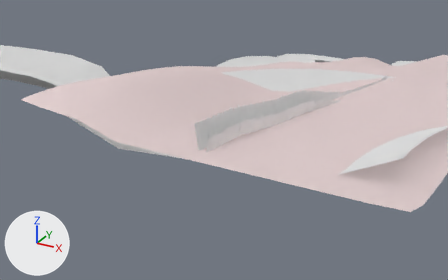
One commit to the Blender file assets/track.blend: the scene before it, then after it.
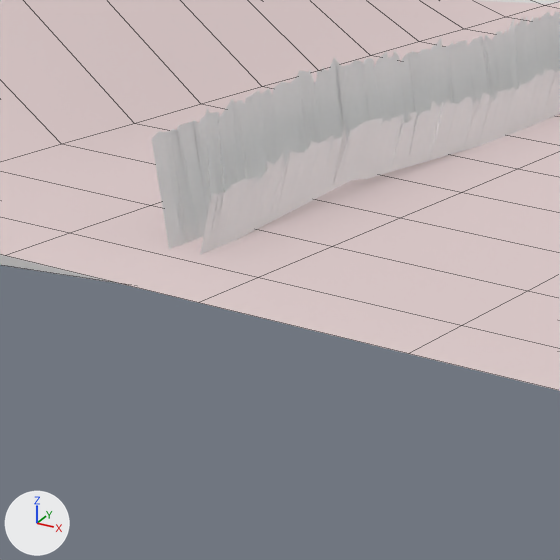
Each version appears first from a 50 mm camera at (489.0, -825.0, 439.0) aimed at (30.0, 10.0, 21.0), and next in a close-up on the part from 35% to 65% of the width and 32% to 81% of the height. The axes (+X, +Y, +Z) are drawn at lower left. The lights are the same throughout. The close-ups show mesh edges as thin lines.

The scene before the commit, as lines of its bpy script (objects in view):
```python
me_grid_001 = bpy.data.meshes.new('Grid.001')
me_grid_001.from_pydata(...)  # 2000 vertices, 1791 faces; spans x -2.16..2.16, y -2.98..0.02, z -0.13..0.65
me_grid_001.polygons.foreach_set('use_smooth', [True] * 1791)
me_grid_001.materials.append(mat_material_001)  # its picture is missing
me_mesh_004 = bpy.data.meshes.new('Mesh.004')
me_mesh_004.from_pydata(...)  # 192 vertices, 141 faces; spans x -15.5..11.0, y -0.5..111.1, z -30.3..0.3
me_mesh_004.polygons.foreach_set('use_smooth', [True] * 141)
me_mesh_004.materials.append(mat_material_002)  # its picture is missing
me_plane = bpy.data.meshes.new('Plane')
me_plane.from_pydata(...)  # 11745 vertices, 11312 faces; spans x -0.13..0.14, y -0.03..2.03, z -0.43..0.08
ob_beziercurve_004 = bpy.data.objects.new('BezierCurve.004', me_mesh_004)
ob_beziercurve_004.location = (0.0, 0.0, 0.0)
ob_beziercurve_004.scale = (100.0, 100.0, 100.0)
ob_grid_001 = bpy.data.objects.new('Grid.001', me_grid_001)
ob_grid_001.location = (-3.6, -0.6, -0.3)
ob_grid_001.rotation_euler = (-0.186, 0.0, 0.0)  # degrees (-11, 0, 0)
ob_grid_001.scale = (-172.0, -4440.0, -562.0)
ob_plane = bpy.data.objects.new('Plane', me_plane)
ob_plane.location = (0.0, 0.0, 0.0)
ob_plane.scale = (100.0, 622.0, 622.0)
```
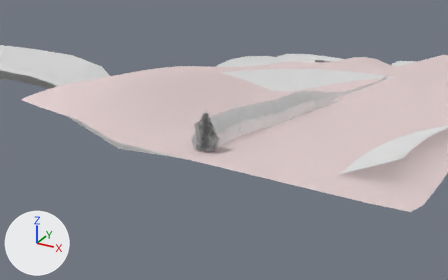
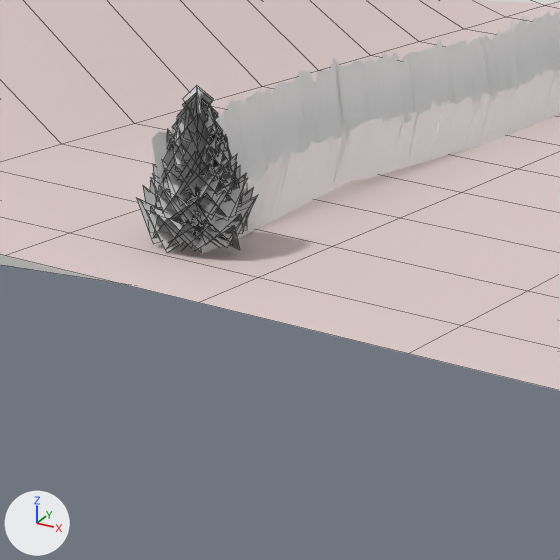
What differs and where, as boxes (x1, y1, x2, y2) in the close-ups (560 x 560 px):
'g2', added: after (136, 85, 258, 253)

The change in detail:
Material 'New_Material_4__simple_quad_' (mat_new_material_4__simple_quad) is new.
Its base color is (0.8, 0.8, 0.8) (white #e7e7e7).
Mesh me_g2 is new.
It has 448 vertices, 224 faces and spans x -1.71..1.6, y 0.13..4.91, z -1.68..1.66.
It uses material mat_new_material_4__simple_quad (its picture is missing).
Object 'g2' (ob_g2) is new; it shows me_g2.
Its location is (0.0, 0.0, 0.0).
Its rotation in degrees is (90, 0, 0).
Its scale is (14.4, 14.4, 14.4).
